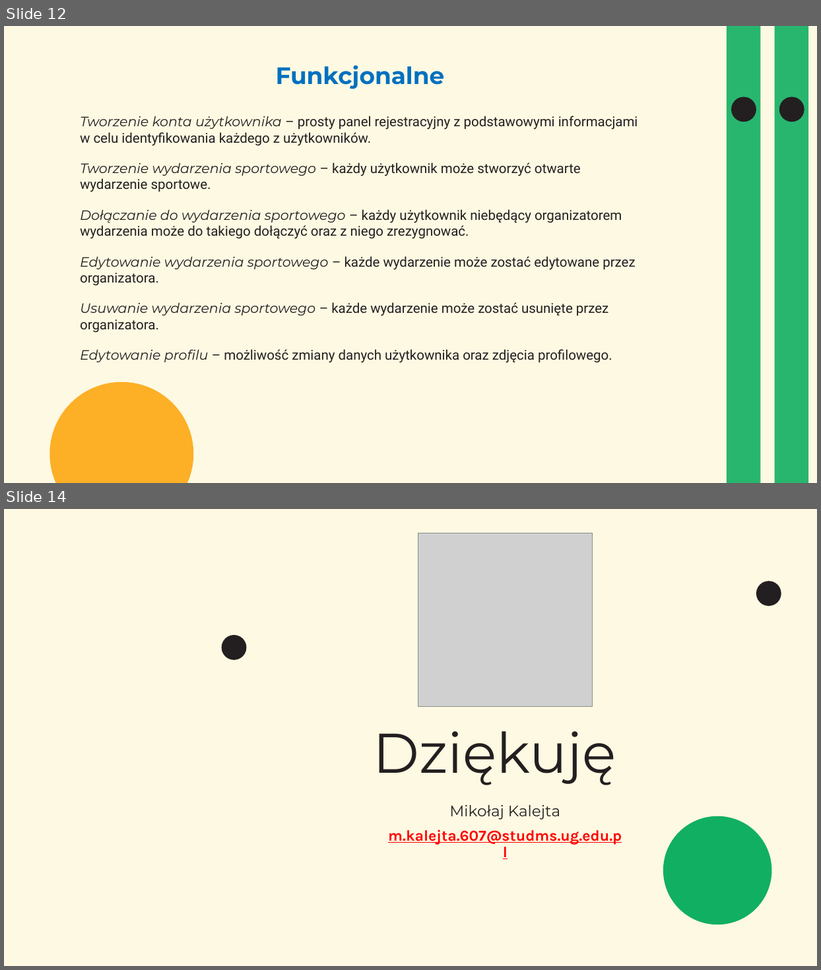
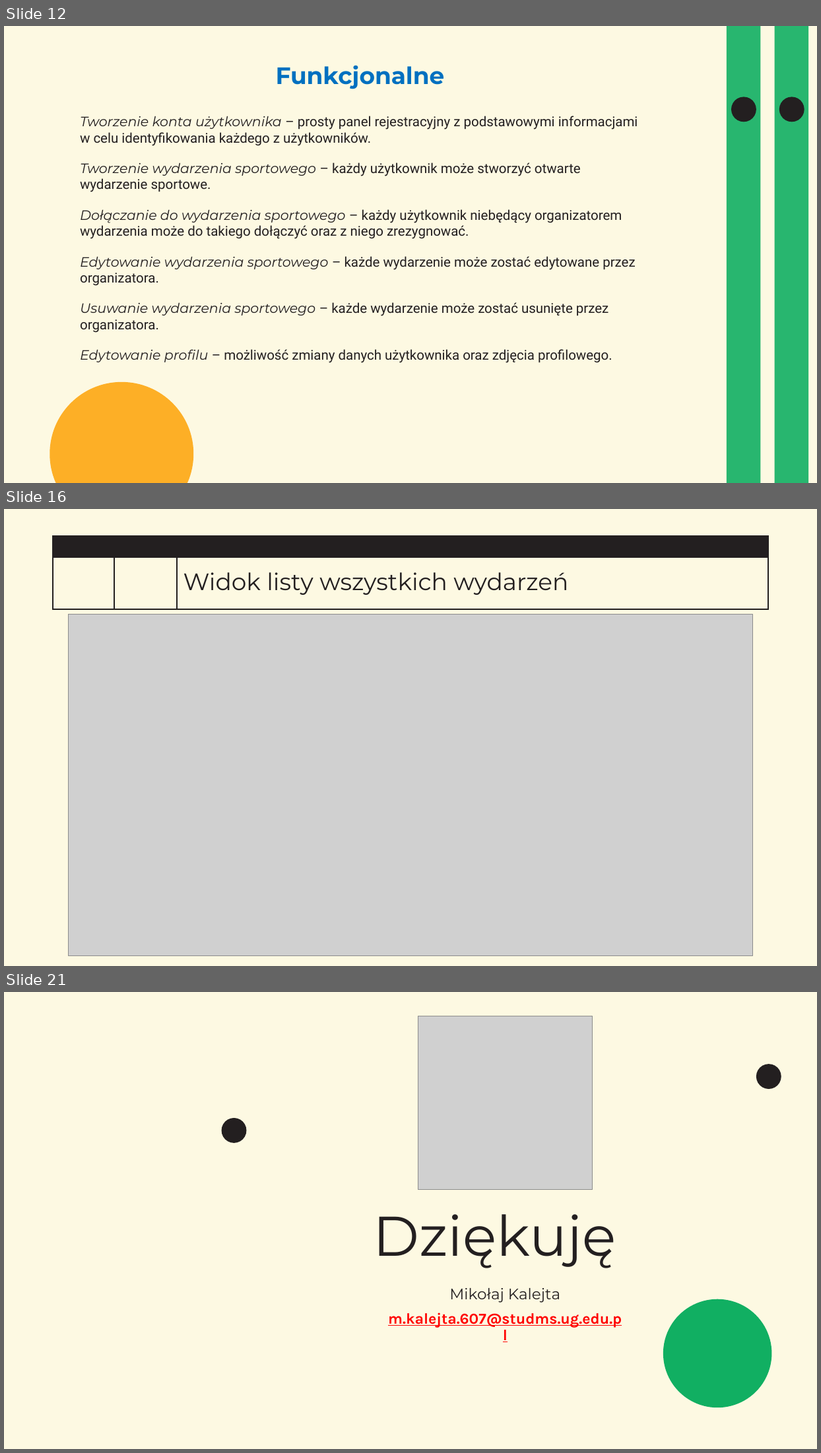
Before and after one commit to mkalejta/wspolczesne_zastosowania_informatyki, a slide deck: Aplikacja Sports Joiner.pptx. Shown one above the other, each under a label of ours: slides 12 and 14 before the commit, slides 12, 16 and 21 after it; the slides between them are not shown. The pictures are 821x970 and 821x1453 pixels, drawn with LibreOffice and Linux fonts; fonts in the diff are those of the drawing; grey boxes stand for pictures; background and template pictures are left out. Boxes give left, top, right and bottom in pixels: in the first picture for what was removed or moved away, otherwise in the second. Text is boxed around its words. In the diff, an @@ line names an element or a change of style, - is before the commit and + after.

```diff
--- a/Aplikacja Sports Joiner.pptx
+++ b/Aplikacja Sports Joiner.pptx
@@ slide 16 added at (4, 509, 817, 966), background #FDF9E2 @@
@@ rectangle added at (53, 536, 768, 557), fill #231F20, outline #231F20 1.25 pt @@
@@ rectangle added at (53, 557, 768, 609), fill #FDF9E2, outline #231F20 1.25 pt @@
@@ line added from (114, 557) to (114, 609), #231F20 1.25 pt @@
@@ line added from (177, 557) to (177, 609), #231F20 1.25 pt @@
@@ title added at (184, 572, 568, 595), 28 pt, text #231F20 @@
+Widok listy wszystkich wydarzeń
@@ picture added at (68, 614, 752, 956) @@
@@ what was slide 14 is now slide 21 @@
```
Also in this commit, not shown: 1 slide changed, 6 other slides added.
